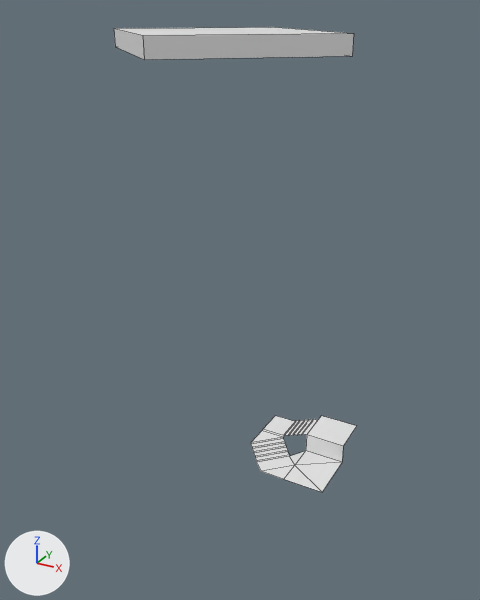
Before and after pictures for a commit that changed the Blender file Zeldo/Content/Meshes/Windmill/Windmill.blend.
Both versions are drawn from a camera (50 mm lens) standing at (39.1, -110.8, 84.3) and looking at (-9.2, -22.9, 40.4). The lights are fixed; the arrows at lower left show +X, +Y and +Z. Mesh edges are drawn as thin lines.

The scene before the commit, as lines of its bpy script (objects in view):
```python
me_plane = bpy.data.meshes.new('Plane')
me_plane.from_pydata(...)  # 65 vertices, 37 faces; spans x -28.2..10.0, y -46.9..4.0, z 0.0..81.6
ob_plane = bpy.data.objects.new('Plane', me_plane)
ob_plane.location = (0.0, 0.0, 0.0)
```
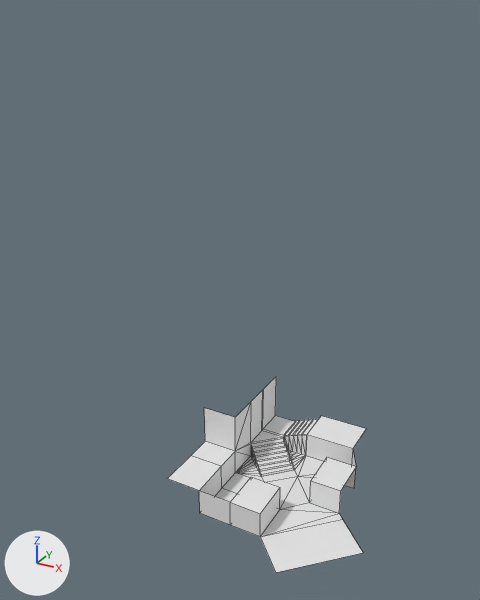
Commit message: Continuing work on the first windmill room

Changed parts and their boxes [x1, y1, x2, y2] in the pictures (480 x 600 px):
'Plane', reshaped (18% narrower, 58% shorter): before [114, 27, 357, 492]; after [167, 377, 366, 573]
part 1 of me_plane, deleted: before [114, 27, 354, 60]
part 2 of me_plane, built on: before [257, 425, 357, 492]; after [167, 377, 366, 573]

Edits to the bpy script that builds the scene:
```text
Change me_plane:
    used by ob_plane; location = (0.0, 0.0, 0.0)
    remove me_plane.from_pydata(...)  # 65 vertices, 37 faces; spans x -28.2..10.0, y -46.9..4.0, z 0.0..81.6
    add me_plane.from_pydata(...)  # 120 vertices, 147 faces; spans x -21.1..15.6, y -35.3..4.0, z -1.3..12.0
    me_plane part 1: the loose piece of 8 vertices spanning x -28.2..10.0, y -46.9..-10.0, z 79.0..81.6 is deleted
    me_plane part 2
    5 vertices are removed from x -4.1..4.0, y -14.4..-4.0, z 0.0..4.0
    8 faces are deleted
    3 vertices move from x -9.1..4.0, y -14.4..4.0, z 0.0..4.0 to x -10.5..6.0, y -13.0..4.0, z -1.2..4.0
    48 vertices are added at x -21.1..15.6, y -35.3..2.0, z -1.3..12.0
    12 new vertices lie (0.0, 0.0, 5.2) away from vertices in x -14.1..8.5, y -29.3..-4.0, z -1.3..-1.2
    8 new vertices lie (0.7, -0.7, 0.0) away from vertices in x -14.0..-4.8, y -13.7..-4.5, z -1.2..0.0
    124 new faces join them
```
